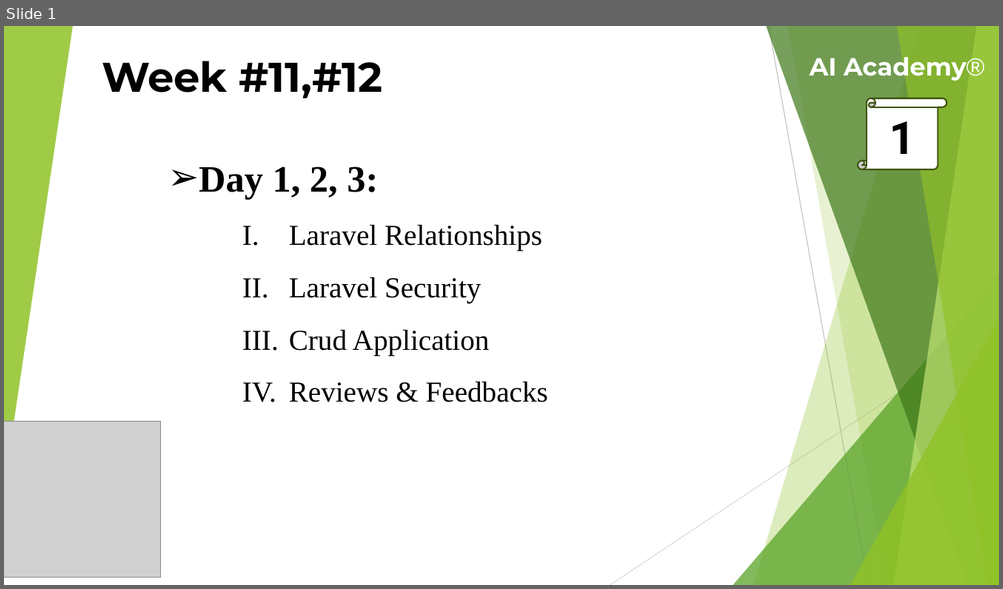
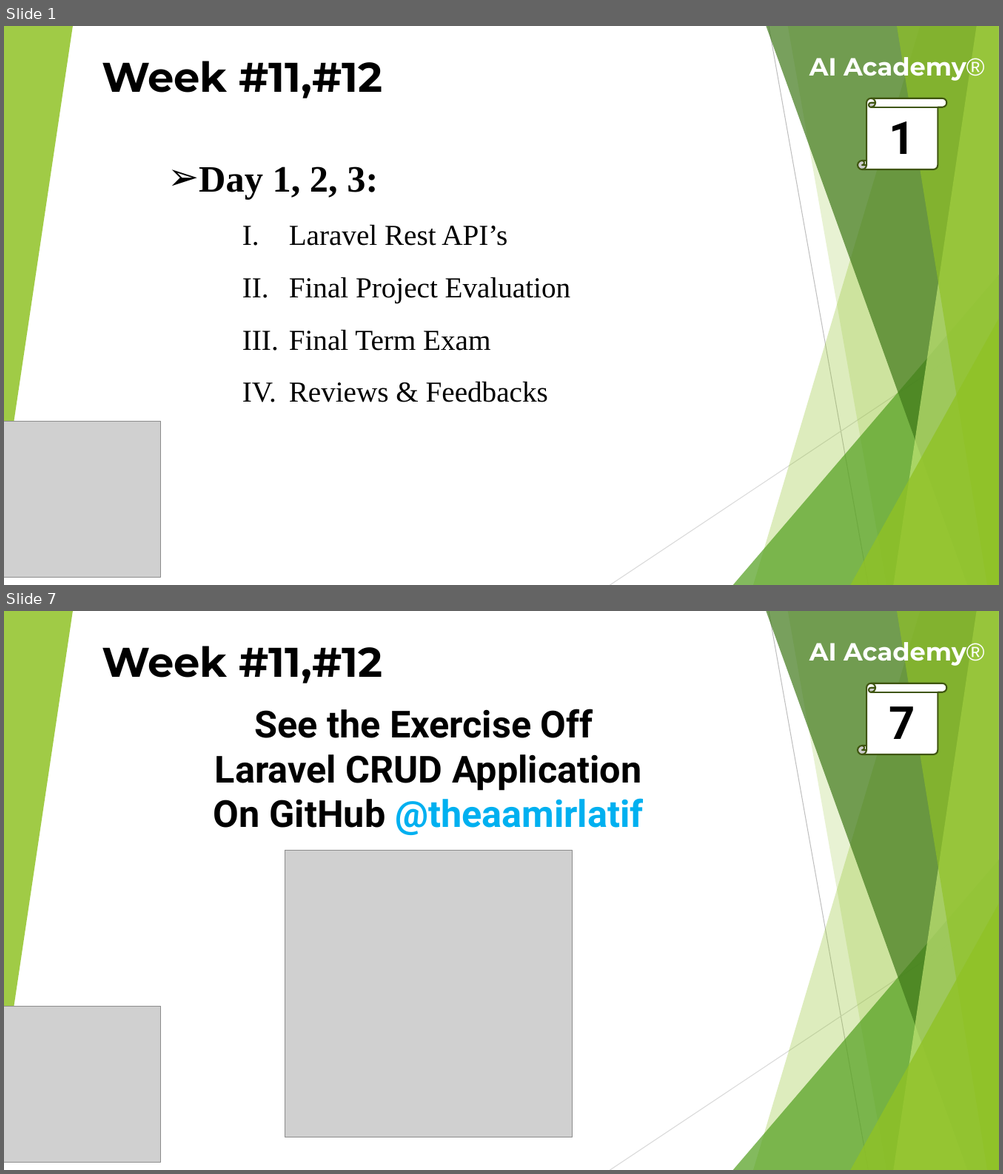
Before and after one commit to theaamirlatif/AI-Academy, a slide deck: Web Development/Lectures/11th, 12th Week Lecture.pptx. Shown one above the other, each under a label of ours: slide 1 before the commit, slides 1 and 7 after it; the slides between them are not shown. The pictures are 1003x589 and 1003x1174 pixels, drawn with LibreOffice and Linux fonts; fonts in the diff are those of the drawing; grey boxes stand for pictures. Boxes give left, top, right and bottom in pixels: in the first picture for what was removed or moved away, otherwise in the second. Text is boxed around its words. In the diff, an @@ line names an element or a change of style, - is before the commit and + after.

Commit message:
Web Development lectures and exercise updated

```diff
--- a/Web Development/Lectures/11th, 12th Week Lecture.pptx
+++ b/Web Development/Lectures/11th, 12th Week Lecture.pptx
@@ slide 7 added at (x1=4, y1=611, x2=999, y2=1170), background #FFFFFF; not listed: 10 template elements that a slide beside it also shows @@
@@ text added at (x1=102, y1=646, x2=383, y2=684), 40 pt, text #000000, bold @@
+Week #11,#12
@@ text added at (x1=809, y1=642, x2=984, y2=666), 24 pt, text #FFFFFF, bold @@
+AI Academy®
@@ vertical scroll added at (x1=857, y1=684, x2=946, y2=755), fill #FFFFFF, outline #3F5511 1.5 pt, 44 pt, text #000000, bold @@
+7
@@ text added at (x1=213, y1=709, x2=643, y2=835), 36 pt, text #000000, bold @@
+See the Exercise Off
+Laravel CRUD Application
+On GitHub @theaamirlatif
@@ picture added at (x1=285, y1=851, x2=572, y2=1137) @@
@@ picture added at (x1=4, y1=1006, x2=160, y2=1162) @@
@@ slide 1 changed as well @@
@@ text at (x1=289, y1=224, x2=571, y2=351): text changed @@
-    I. Laravel Relationships
-    II. Laravel Security
-    III. Crud Application
+    I. Laravel Rest API’s
+    II. Final Project Evaluation
+    III. Final Term Exam
```
Also in this commit, not shown: 1 other slide changed, 5 other slides added, 1 other file.
